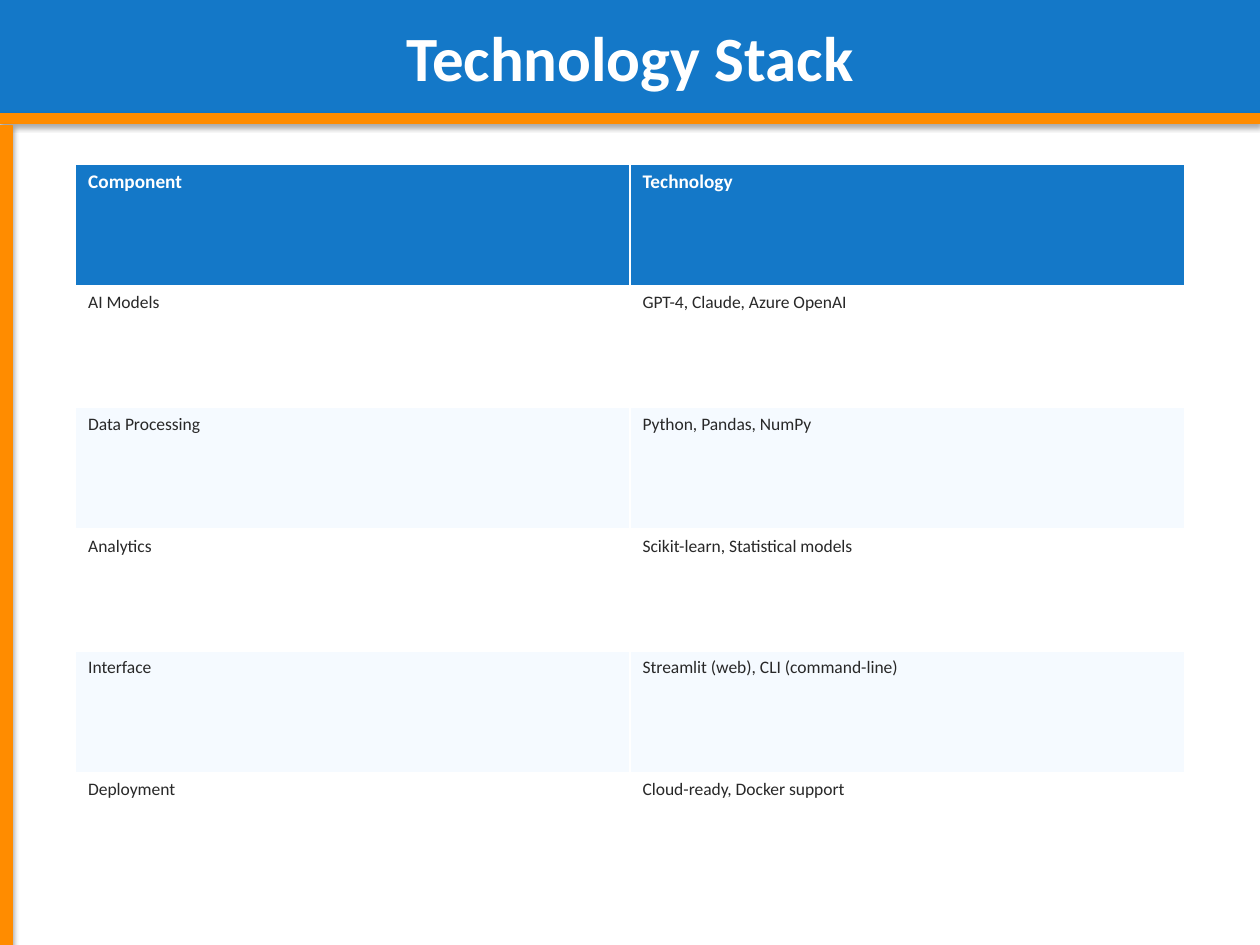
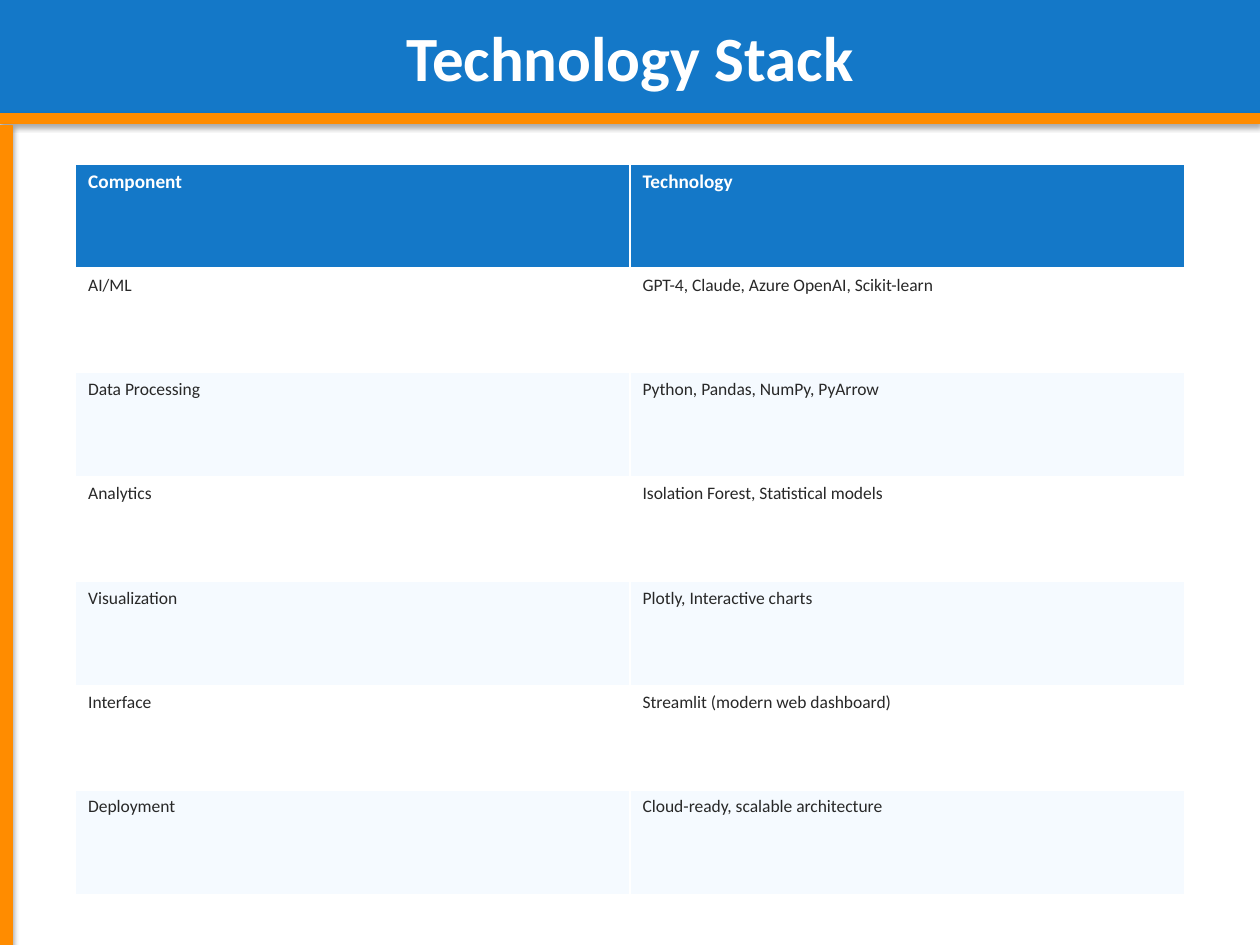
Before and after one commit to adityasinghz/smart-cpg-decision-agent, a slide deck: slide 15 of Smart_CPG_Decision_Agent_Presentation.pptx. Drawn at 1260x945 pixels with LibreOffice and Linux fonts; fonts in the diff are those of the drawing. Boxes give left, top, right and bottom in pixels: in the first picture for what was removed or moved away, otherwise in the second. Text is boxed around its words. In the diff, an @@ line names an element or a change of style, - is before the commit and + after.

```diff
--- a/Smart_CPG_Decision_Agent_Presentation.pptx
+++ b/Smart_CPG_Decision_Agent_Presentation.pptx
@@ table at bbox=[76, 164, 1184, 895] @@
-row 2: AI Models | GPT-4, Claude, Azure OpenAI
-row 3: Data Processing | Python, Pandas, NumPy
-row 4: Analytics | Scikit-learn, Statistical models
-row 5: Interface | Streamlit (web), CLI (command-line)
-row 6: Deployment | Cloud-ready, Docker support
+row 2: AI/ML | GPT-4, Claude, Azure OpenAI, Scikit-learn
+row 3: Data Processing | Python, Pandas, NumPy, PyArrow
+row 4: Analytics | Isolation Forest, Statistical models
+row 5: Visualization | Plotly, Interactive charts
+row 6: Interface | Streamlit (modern web dashboard)
+row 7: Deployment | Cloud-ready, scalable architecture
```
Also in this commit, not shown: 19 other slides changed, 3 slides added, 3 slides removed, 2 other files.
